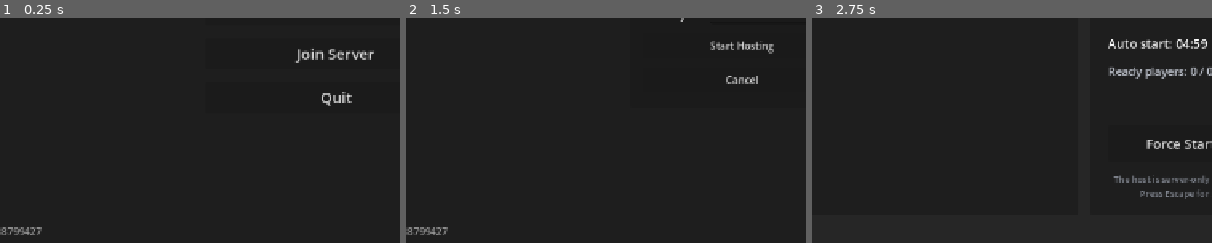
Above: before the commit, frames 1-3 (left to right).
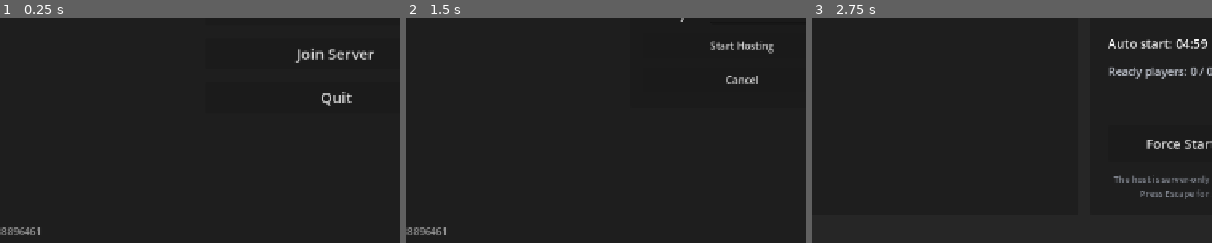
Above: after the commit, the same moments.

Repository: zakanater19/godot-roguetown
Game: Godot game, scene res://scenes/main_menu.tscn
Two runs of this game, one before a commit and one after it. Both use one fixed random seed, a clock stepped at 60 frames per second and the inputs below.
Inputs (mouse positions are % of the whole screen's width and height, from its top left):
- Up to frame 1 (0.25 s): no input
- Up to frame 2 (1.5 s): tap Enter at 0.5 s; move the mouse to (72, 45) at 0.52 s; hold D 0.53-1.25 s; hold Shift 0.53-1.25 s; click (72, 45) at 0.67 s; tap Space at 0.77 s; click "Host Server" at 1.25 s
- Up to frame 3 (2.75 s): click "Start Hosting" at 2 s
The pictures show only the part of the screen within x 8-58%, y 50-100%; the shares and areas given below are measured in that part.

The runs differ from the first frame. In frame 1, 0.1% of the frame differs, in the area x 2-11%, y 92-97%; in frame 2, 0.1%; in frame 3, nothing differs.

Commit message:
satchel fix

Diff:
--- a/clothing/satchel.gd
+++ b/clothing/satchel.gd
@@ -1,5 +1,5 @@
 @tool
-extends Area2D
+extends PickableWorldObject
 
 const TILE_SIZE: int  = 64
 const MAX_SLOTS: int  = 10
@@ -17,8 +17,6 @@
 var _drag_press_screen: Vector2 = Vector2.ZERO
 var _press_received:    bool    = false
 
-@export var z_level: int = 3
-
 func get_description() -> String:
 	return "a leather satchel, useful for carrying things"
 
@@ -26,15 +24,9 @@
 	return 0.3
 
 func _ready() -> void:
-	# Standardized to floor base + 2 (below players at +10)
-	z_index = (z_level - 1) * 200 + 2
-	add_to_group("z_entity")
+	super._ready()
 	if Engine.is_editor_hint():
 		return
-	World.register_entity(self)
-	add_to_group("pickable")
-	if World.main_scene != null and World.main_scene.has_method("register_render_distance_node"):
-		World.main_scene.register_render_distance_node(self)
 	if contents.size() != MAX_SLOTS:
 		contents.resize(MAX_SLOTS)
 		for i in MAX_SLOTS:
@@ -55,12 +47,8 @@
 				_close_ui()
 
 func _exit_tree() -> void:
-	if Engine.is_editor_hint():
-		return
-	if World.main_scene != null and World.main_scene.has_method("unregister_render_distance_node"):
-		World.main_scene.unregister_render_distance_node(self)
-	World.unregister_entity(self)
 	_close_ui()
+	super._exit_tree()
 
 func _input(event: InputEvent) -> void:
 	if Engine.is_editor_hint() or not _drag_started:
--- a/scripts/net/game_version.gd
+++ b/scripts/net/game_version.gd
@@ -3,7 +3,7 @@
 
 ## Keep this for executable/binary level compatibility only. Runtime content,
 ## scenes, scripts, and maps are synced via the server bundle hash below.
-const APP_VERSION: String = "1788799427"
+const APP_VERSION: String = "1788896461"
 
 ## Directories that still support lightweight resource diffs as a fallback when
 ## talking to older servers. Full bundle sync does not depend on this list.
--- a/scripts/tools/import_smoke_test.gd
+++ b/scripts/tools/import_smoke_test.gd
@@ -24,6 +24,12 @@
 # register native synchronizers, including before their map's _ready runs.
 const STREAMED_NPC_SCENES: Array[String] = [
 	"res://npcs/spider.tscn",
+]
+
+# Custom pickable scenes that do not use ObjectItem still need the WorldObject
+# lifecycle or the host's per-client streaming window will never include them.
+const STREAMED_WORLD_OBJECT_SCENES: Array[String] = [
+	"res://clothing/satchel.tscn",
 ]
 
 const PLAYER_REPLICATED_PROPERTIES: Array[NodePath] = [
@@ -1049,6 +1055,16 @@
 func _validate_spawnable_scenes() -> void:
 	for scene_path in NET_SPAWNABLE_SCENES:
 		_validate_packed_scene(scene_path, "spawnable scene")
+
+	for scene_path in STREAMED_WORLD_OBJECT_SCENES:
+		var packed := ResourceLoader.load(scene_path, "", ResourceLoader.CACHE_MODE_REPLACE) as PackedScene
+		if packed == null:
+			_fail("%s: streamed world-object scene could not be loaded." % scene_path)
+			continue
+		var instance := packed.instantiate()
+		if not instance is WorldObject:
+			_fail("%s: streamed scene root must inherit WorldObject." % scene_path)
+		instance.free()
 
 # Every scene in NET_SYNCED_SCENES must have at least one MultiplayerSynchronizer,
 # and every synchronizer's replication_config paths must resolve to real
